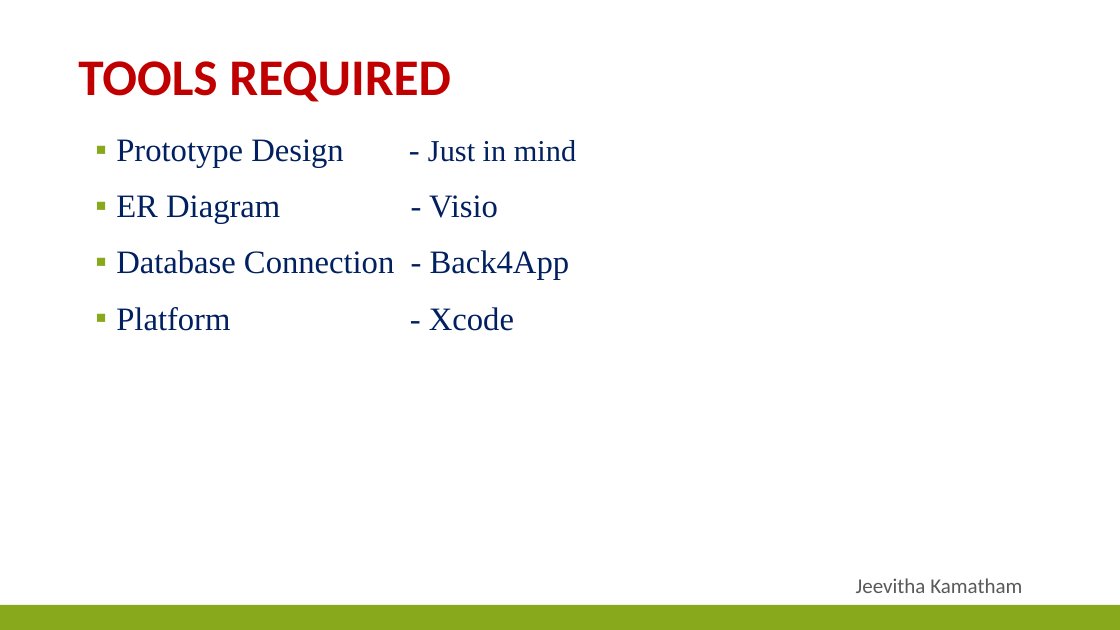
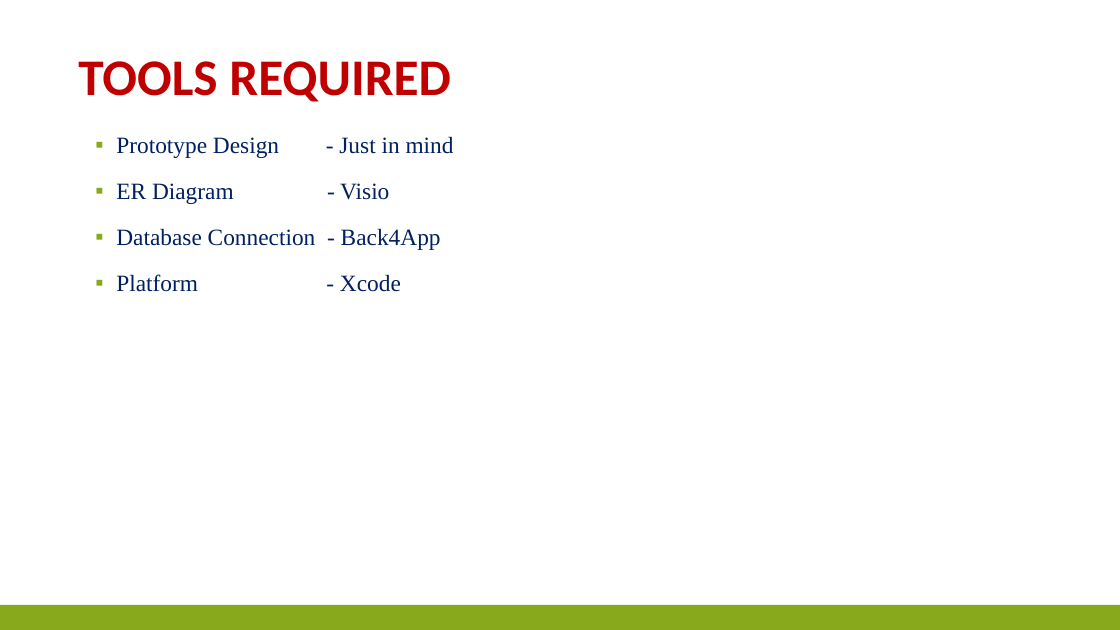
Before and after one commit to SahithyaVuppala/Inventory-System, a slide deck: slide 6 of InventorySystem-FinalPresentation.pptx (slide 10 before the commit). Drawn at 1120x630 pixels with LibreOffice and Linux fonts; fonts in the diff are those of the drawing. Boxes give left, top, right and bottom in pixels: in the first picture for what was removed or moved away, otherwise in the second. Text is boxed around its words. In the diff, an @@ line names an element or a change of style, - is before the commit and + after.

```diff
--- a/InventorySystem-FinalPresentation.pptx
+++ b/InventorySystem-FinalPresentation.pptx
@@ text "Prototype Design - Just in ..." at bbox=[116, 136, 454, 292]: size 28 to 20 pt in "Prototype Design -", "ER Diagram - Visio", "Database Connection - Back4App", "Platform - Xcode"; size 26 to 20 pt in "Just in mind" @@
@@ text removed at bbox=[856, 578, 1022, 593] @@
-Jeevitha Kamatham
```
Also in this commit, not shown: 7 other slides changed, 1 slide added, 15 slides removed.
